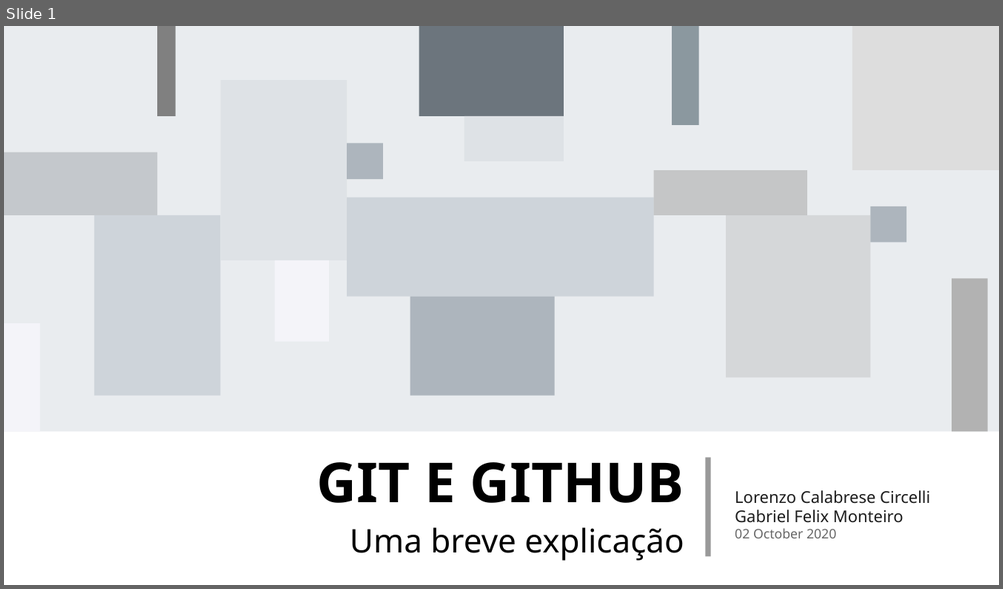
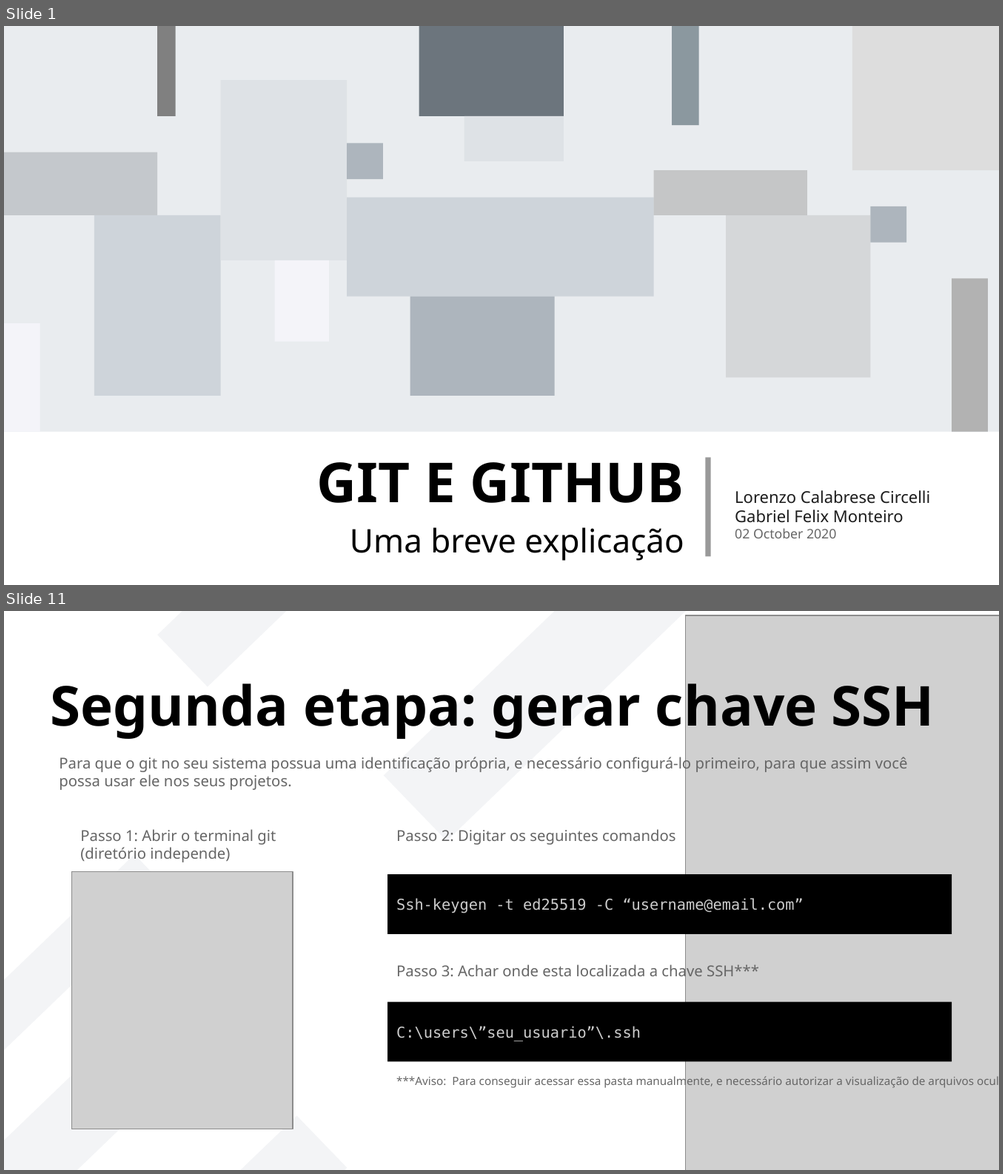
Before and after one commit to LORENZOCIRCELLI/Course-GitHubMasterclass, a slide deck: Apresentação/Git e Github.pptx. Shown one above the other, each under a label of ours: slide 1 before the commit, slides 1 and 11 after it; the slides between them are not shown. The pictures are 1003x589 and 1003x1174 pixels, drawn with LibreOffice and Linux fonts; fonts in the diff are those of the drawing; grey boxes stand for pictures. Boxes give left, top, right and bottom in pixels: in the first picture for what was removed or moved away, otherwise in the second. Text is boxed around its words. In the diff, an @@ line names an element or a change of style, - is before the commit and + after.

```diff
--- a/Apresentação/Git e Github.pptx
+++ b/Apresentação/Git e Github.pptx
@@ slide 11 added at (4, 611, 999, 1170), background #FFFFFF @@
@@ freeform shape added at (157, 611, 391, 686), fill #8D99AE at 10% opacity @@
@@ freeform shape added at (384, 611, 693, 841), fill #8D99AE at 10% opacity @@
@@ picture added at (686, 615, 999, 1170) @@
@@ freeform shape added at (703, 611, 999, 1170), fill #FFFFFF @@
@@ freeform shape added at (799, 611, 999, 917), fill #CED4DA @@
@@ title added at (50, 675, 934, 740), 44 pt, text #000000, bold @@
+Segunda etapa: gerar chave SSH
@@ text added at (59, 755, 908, 790), 12 pt, text #666666 @@
+Para que o git no seu sistema possua uma identificação própria, e necessário configurá-lo primeiro, para que assim você possa usar ele nos seus projetos.
@@ text added at (80, 829, 276, 863), 12 pt, text #666666 @@
+Passo 1: Abrir o terminal git
+(diretório independe)
@@ text added at (396, 829, 675, 845), 12 pt, text #666666 @@
+Passo 2: Digitar os seguintes comandos
@@ freeform shape added at (4, 854, 169, 1068), fill #8D99AE at 10% opacity @@
@@ picture added at (71, 871, 293, 1130) @@
@@ rectangle added at (387, 874, 952, 934), fill #000000, 12 pt, text #CCCCCC @@
+Ssh-keygen -t ed25519 -C “username@email.com”
@@ text added at (396, 962, 759, 981), 12 pt, text #666666 @@
+Passo 3: Achar onde esta localizada a chave SSH***
@@ freeform shape added at (800, 945, 999, 1170), fill #CED4DA @@
@@ rectangle added at (387, 1002, 952, 1062), fill #000000, 12 pt, text #CCCCCC @@
+C:\users\”seu_usuario”\.ssh
@@ freeform shape added at (4, 1076, 121, 1170), fill #8D99AE at 10% opacity @@
@@ text added at (396, 1075, 973, 1089), 9 pt, text #666666 @@
+***Aviso: Para conseguir acessar essa pasta manualmente, e necessário autorizar a visualização de arquivos ocultos no PC
@@ freeform shape added at (113, 1116, 347, 1170), fill #8D99AE at 10% opacity @@
```
Also in this commit, not shown: 9 other slides changed, 1 other slide added, 2 slides removed, 1 other file.
